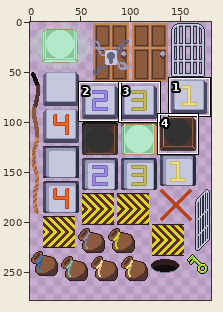
One commit to this sprite sheet: sprites/things.png. The first picture is a wide view before the edit; the outline marks the close-up.
Close-up. Old version:
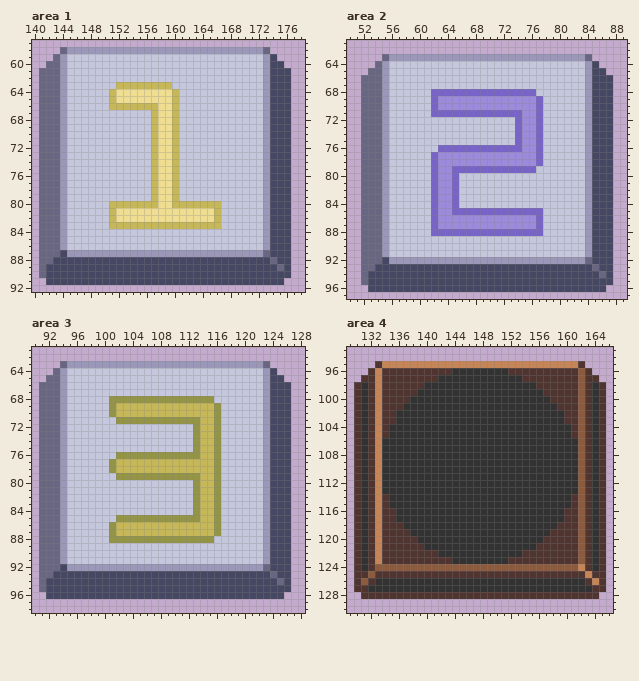
The file is 181x260 pixels. Colours within 5 levels of each other are drawn and written as one. Shown: area 1: x 140..178, y 57..92; area 2: x 50..89, y 61..97; area 3: x 90..128, y 61..98; area 4: x 129..166, y 93..130. The old version is drawn lined up with the new one, on the new canvas. The commit also changed other parts of the picture, which this record leaves out.
New version:
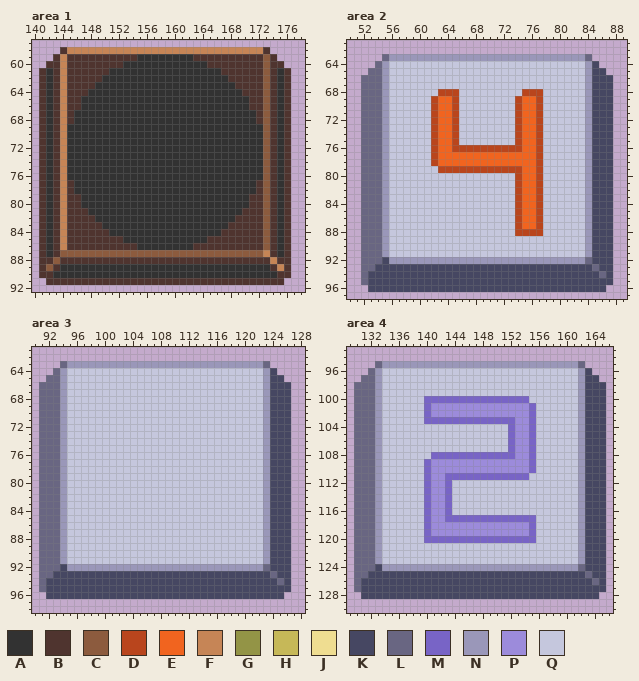
Palette (. is transparent): A #323232  B #4f342f  C #8c5b3e  D #b9451d  E #f1641f  F #c68556  G #939446  H #c6b858  J #efdd91  K #464762  L #696682  M #7864c6  N #9a97b9  P #9c8bdb  Q #c5c7dd
The edit:
canvas 181x260 -> 181x278
Changed rows in their new state; - is an unchanged pixel.
Area 1:
first column x 141:
58 ---BFFFFFFFFFFFFFFFFFFFFFFFFFFFFB---
59 --BFBBBBBBBBBBAAAAAAAABBBBBBBBBBCB--
60 -BBFBBBBBBBBAAAAAAAAAAAABBBBBBBBCBB-
61 BABFBBBBBBAAAAAAAAAAAAAAAABBBBBBCBAB
62 BABFBBBBBAAAAAAAAAAAAAAAAAABBBBBCBAB
63 BABFBBBBAAAAAAAAAAAAAAAAAAAABBBBCBAB
64 BABFBBBAAAAAAAAAAAAAAAAAAAAAABBBCBAB
65 BABFBBAAAAAAAAAAAAAAAAAAAAAAAABBCBAB
66 BABFBBAAAAAAAAAAAAAAAAAAAAAAAABBCBAB
67 BABFBAAAAAAAAAAAAAAAAAAAAAAAAAABCBAB
68 BABFBAAAAAAAAAAAAAAAAAAAAAAAAAABCBAB
69 BABFAAAAAAAAAAAAAAAAAAAAAAAAAAAACBAB
70 BABFAAAAAAAAAAAAAAAAAAAAAAAAAAAACBAB
71 BABFAAAAAAAAAAAAAAAAAAAAAAAAAAAACBAB
72 BABFAAAAAAAAAAAAAAAAAAAAAAAAAAAACBAB
73 BABFAAAAAAAAAAAAAAAAAAAAAAAAAAAACBAB
74 BABFAAAAAAAAAAAAAAAAAAAAAAAAAAAACBAB
75 BABFAAAAAAAAAAAAAAAAAAAAAAAAAAAACBAB
76 BABFAAAAAAAAAAAAAAAAAAAAAAAAAAAACBAB
77 BABFBAAAAAAAAAAAAAAAAAAAAAAAAAABCBAB
78 BABFBAAAAAAAAAAAAAAAAAAAAAAAAAABCBAB
79 BABFBBAAAAAAAAAAAAAAAAAAAAAAAABBCBAB
80 BABFBBAAAAAAAAAAAAAAAAAAAAAAAABBCBAB
81 BABFBBBAAAAAAAAAAAAAAAAAAAAAABBBCBAB
82 BABFBBBBAAAAAAAAAAAAAAAAAAAABBBBCBAB
83 BABFBBBBBAAAAAAAAAAAAAAAAAABBBBBCBAB
84 BABFBBBBBBAAAAAAAAAAAAAAAABBBBBBCBAB
85 BABFBBBBBBBBAAAAAAAAAAAABBBBBBBBCBAB
86 BABFBBBBBBBBBBAAAAAAAABBBBBBBBBBCBAB
87 BABCCCCCCCCCCCCCCCCCCCCCCCCCCCCCFBAB
88 BBCBBBBBBBBBBBBBBBBBBBBBBBBBBBBBBFBB
89 BCBAAAAAAAAAAAAAAAAAAAAAAAAAAAAAABFB
90 BBAAAAAAAAAAAAAAAAAAAAAAAAAAAAAAAABB
91 -BBBBBBBBBBBBBBBBBBBBBBBBBBBBBBBBBB-
Area 2:
first column x 62:
68 QDDDQQQQQQQQQDDD
69 DEEDQQQQQQQQDEED
70 DEEDQQQQQQQQDEED
71 DEEDQQQQQQQQDEED
72 DEED--------DEED
73 DEED--------DEED
74 DEED--------DEED
75 DEED--------DEED
76 DEEDDDDDDDDDDEED
77 DEEEEEEEEEEEEEED
78 DEEEEEEEEEEEEEED
79 QDDDDDDDDDDDDEED
80 QQQQ--------DEED
81 QQQQ--------DEED
82 QQQQ--------DEED
83 QQQQ--------DEED
84 QQQQ--------DEED
85 QQQQQQQQQQQQDEED
86 QQQQQQQQQQQQDEED
87 QQQQQQQQQQQQDEED
88 QQQQQQQQQQQQDDDD
Area 3:
first column x 101:
68 QQQQQQQQQQQQQQQ-
69 QQQQQQQQQQQQQQQQ
70 QQQQQQQQQQQQQQQQ
71 -QQQQQQQQQQQQQQQ
72 ------------QQQQ
73 ------------QQQQ
74 ------------QQQQ
75 ------------QQQQ
76 -QQQQQQQQQQQQQQQ
77 QQQQQQQQQQQQQQQQ
78 QQQQQQQQQQQQQQQQ
79 -QQQQQQQQQQQQQQQ
80 ------------QQQQ
81 ------------QQQQ
82 ------------QQQQ
83 ------------QQQQ
84 ------------QQQQ
85 -QQQQQQQQQQQQQQQ
86 QQQQQQQQQQQQQQQQ
87 QQQQQQQQQQQQQQQQ
88 QQQQQQQQQQQQQQQ-
Area 4:
first column x 130:
 95 ---LNNNNNNNNNNNNNNNNNNNNNNNNNNNNL---
 96 --LNQQQQQQQQQQQQQQQQQQQQQQQQQQQQNK--
 97 -LLNQQQQQQQQQQQQQQQQQQQQQQQQQQQQNKK-
 98 LLLNQQQQQQQQQQQQQQQQQQQQQQQQQQQQNKKK
 99 LLLNQQQQQQQQQQQQQQQQQQQQQQQQQQQQNKKK
100 LLLNQQQQQQMMMMMMMMMMMMMMMQQQQQQQNKKK
101 LLLNQQQQQQMPPPPPPPPPPPPPPMQQQQQQNKKK
102 LLLNQQQQQQMPPPPPPPPPPPPPPMQQQQQQNKKK
103 LLLNQQQQQQMMMMMMMMMMMMMPPMQQQQQQNKKK
104 LLLNQQQQQQQQQQQQQQQQQQMPPMQQQQQQNKKK
105 LLLNQQQQQQQQQQQQQQQQQQMPPMQQQQQQNKKK
106 LLLNQQQQQQQQQQQQQQQQQQMPPMQQQQQQNKKK
107 LLLNQQQQQQQQQQQQQQQQQQMPPMQQQQQQNKKK
108 LLLNQQQQQQQMMMMMMMMMMMMPPMQQQQQQNKKK
109 LLLNQQQQQQMPPPPPPPPPPPPPPMQQQQQQNKKK
110 LLLNQQQQQQMPPPPPPPPPPPPPPMQQQQQQNKKK
111 LLLNQQQQQQMPPMMMMMMMMMMMMQQQQQQQNKKK
112 LLLNQQQQQQMPPMQQQQQQQQQQQQQQQQQQNKKK
113 LLLNQQQQQQMPPMQQQQQQQQQQQQQQQQQQNKKK
114 LLLNQQQQQQMPPMQQQQQQQQQQQQQQQQQQNKKK
115 LLLNQQQQQQMPPMQQQQQQQQQQQQQQQQQQNKKK
116 LLLNQQQQQQMPPMQQQQQQQQQQQQQQQQQQNKKK
117 LLLNQQQQQQMPPMMMMMMMMMMMMMQQQQQQNKKK
118 LLLNQQQQQQMPPPPPPPPPPPPPPMQQQQQQNKKK
119 LLLNQQQQQQMPPPPPPPPPPPPPPMQQQQQQNKKK
120 LLLNQQQQQQMMMMMMMMMMMMMMMMQQQQQQNKKK
121 LLLNQQQQQQQQQQQQQQQQQQQQQQQQQQQQNKKK
122 LLLNQQQQQQQQQQQQQQQQQQQQQQQQQQQQNKKK
123 LLLNQQQQQQQQQQQQQQQQQQQQQQQQQQQQNKKK
124 LLLKNNNNNNNNNNNNNNNNNNNNNNNNNNNNLKKK
125 LLKKKKKKKKKKKKKKKKKKKKKKKKKKKKKKKLKK
126 LKKKKKKKKKKKKKKKKKKKKKKKKKKKKKKKKKLK
127 LKKKKKKKKKKKKKKKKKKKKKKKKKKKKKKKKKKK
128 -KKKKKKKKKKKKKKKKKKKKKKKKKKKKKKKKKK-
